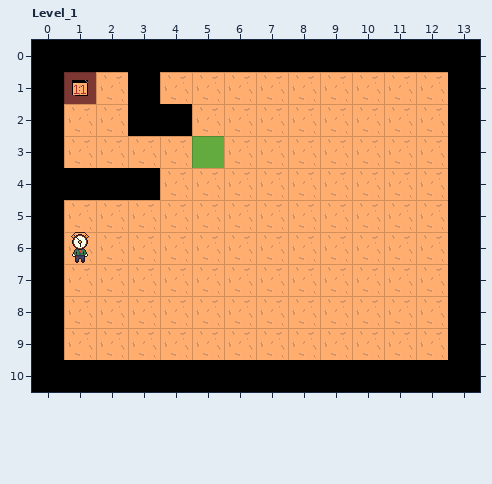
One commit to this LDtk project: public/assets/Clockworld.ldtk. Above: the version before the commit.
Cells are 32x32 px. Shown: Level_1 x 0..13, y 0..10. The commit also changed other parts of the map, which this record leaves out.
The same view after the edit:
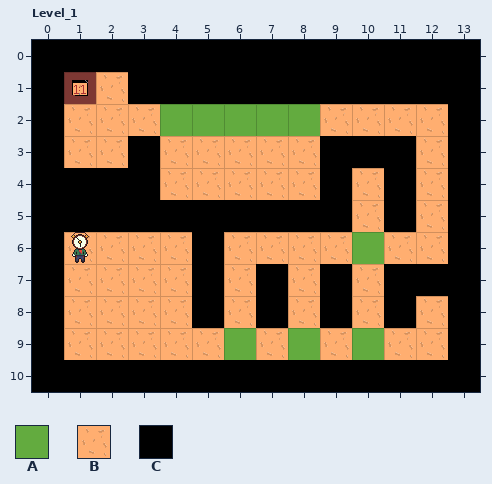
Key: from "Clockworld": A 2, B 3; from "Collisions": C 1.
_ is an empty cell, # one hidden under a higher layer.
Objects are placed by their top-left corner, in cells (3,4 is the top-left corner of cell 3,4); size is 1x1 cell unless given.
Difference:
{"where": "layer \"Tiles\""}
{"y":2,"x":3,"old":"##","new":"__"}
{"y":7,"x":5,"old":"B","new":"#"}
{"where": "layer \"Entities\""}
{"was": "A \"MovingWall\" at 5,3", "now": "A \"MovingWall\" at 4,2"}
{"now": "A \"MovingWall\" at 5,2"}
{"now": "A \"MovingWall\" at 7,2"}
{"now": "A \"MovingWall\" at 6,2"}
{"now": "A \"MovingWall\" at 8,2"}
{"now": "A \"MovingWall\" at 6,9"}
{"now": "A \"MovingWall\" at 10,6"}
{"now": "A \"MovingWall\" at 8,9"}
{"now": "A \"MovingWall\" at 10,9"}
{"where": "layer \"Collisions\""}
{"y":1,"x":4,"old":"_________","new":"CCCCCCCCC"}
{"y":2,"x":3,"old":"CC","new":"__"}
{"y":3,"x":3,"old":"_","new":"C"}
{"y":3,"x":9,"old":"___","new":"CCC"}
{"y":4,"x":9,"old":"_","new":"C"}
{"y":4,"x":11,"old":"_","new":"C"}
{"y":5,"x":1,"old":"_________","new":"CCCCCCCCC"}
{"y":5,"x":11,"old":"_","new":"C"}
{"y":6,"x":5,"old":"_","new":"C"}
{"y":7,"x":5,"old":"_","new":"C"}
{"y":7,"x":7,"old":"_","new":"C"}
{"y":7,"x":9,"old":"_","new":"C"}
{"y":7,"x":11,"old":"__","new":"CC"}
{"y":8,"x":5,"old":"_","new":"C"}
{"y":8,"x":7,"old":"_","new":"C"}
{"y":8,"x":9,"old":"_","new":"C"}
{"y":8,"x":11,"old":"_","new":"C"}
{"label":"changed","picture_box":[64,72,448,360]}
